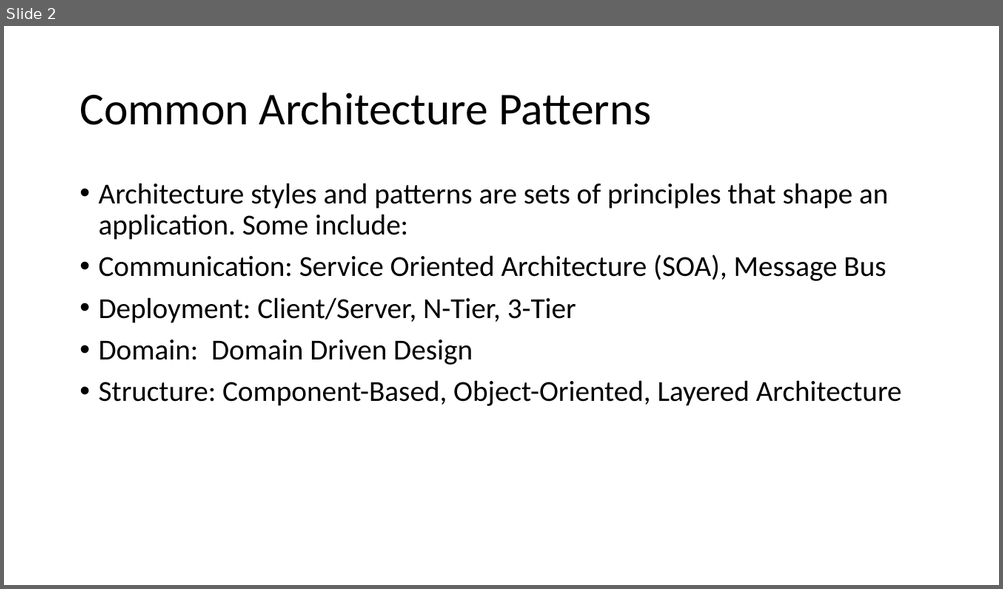
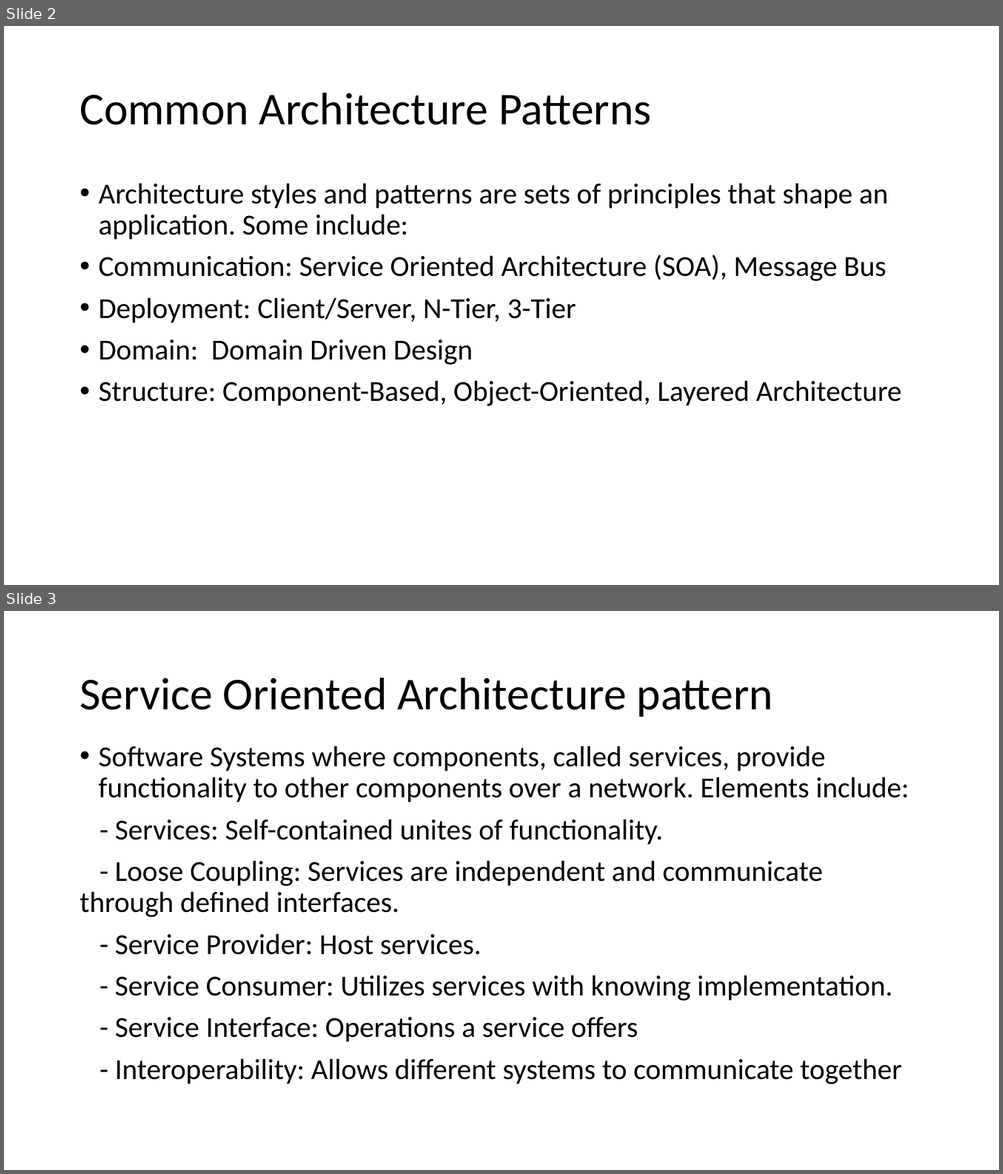
Before and after one commit to EricDeBuitleir/FYP-Public, a slide deck: Final Year Project/Architecture Application Presentation.pptx. Shown one above the other, each under a label of ours: slide 2 before the commit, slides 2 and 3 after it. The pictures are 1003x589 and 1003x1174 pixels, drawn with LibreOffice and Linux fonts; fonts in the diff are those of the drawing. Boxes give left, top, right and bottom in pixels: in the first picture for what was removed or moved away, otherwise in the second. Text is boxed around its words. In the diff, an @@ line names an element or a change of style, - is before the commit and + after.

```diff
--- a/Final Year Project/Architecture Application Presentation.pptx
+++ b/Final Year Project/Architecture Application Presentation.pptx
@@ slide 3 added at <box>4,611,999,1170</box>, background #FFFFFF @@
@@ title added at <box>79,678,773,717</box>, 44 pt, text #000000 @@
+Service Oriented Architecture pattern
@@ text added at <box>79,746,909,1085</box>, 28 pt, text #000000 @@
+• Software Systems where components, called services, provide functionality to other components over a network. Elements include:
+- Services: Self-contained unites of functionality.
+- Loose Coupling: Services are independent and communicate through defined interfaces.
+- Service Provider: Host services.
+- Service Consumer: Utilizes services with knowing implementation.
+- Service Interface: Operations a service offers
+- Interoperability: Allows different systems to communicate together
```
Also in this commit, not shown: 2 other slides added, 2 other files.
